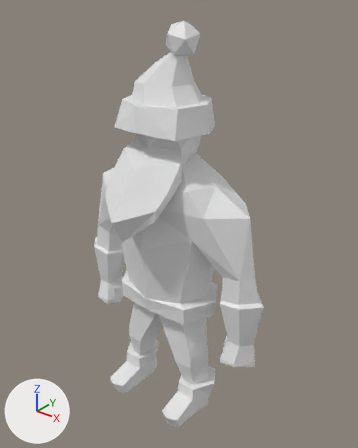
One commit to the Blender file Models/Blend/Helmet/ChristmasHat.blend: the scene before it, then after it.
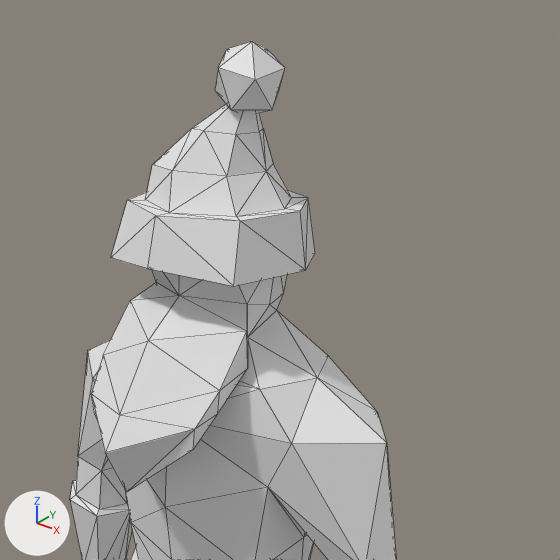
There are two pictures of each version: one whole from a 50 mm lens placed at (7.27, -8.62, 10.75), pointed at (0.3, 0.09, 5.36), one close up on the part from 17% to 94% of the width and 0% to 62% of the height. Arrows for +X, +Y and +Z are at lower left; the lights stay in place. The close-ups show mesh edges as thin lines.
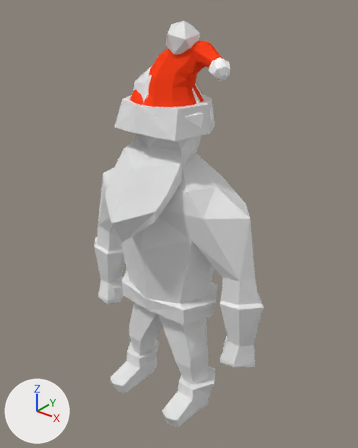
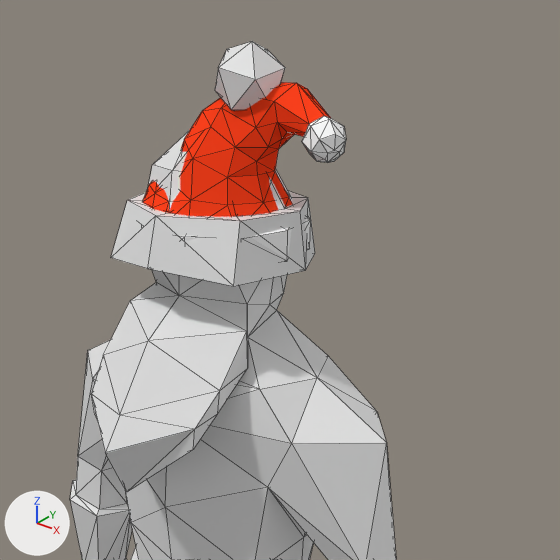
The change, as a diff of the scene's bpy script:
```diff
--- a/Models/Blend/Helmet/ChristmasHat.blend.py
+++ b/Models/Blend/Helmet/ChristmasHat.blend.py
@@ mat_material_001 @@
+mat_material_001 = diffuse_material('Material.001')
+mat_material_001.base_color = (1.0, 1.0, 1.0)  # white #ffffff
@@ mat_material_000 @@
+mat_material_000 = diffuse_material('Material.000')
+mat_material_000.base_color = (1.0, 0.0537, 0.0122)  # red #ff421d
@@ me_retopoflow_000 @@
+me_retopoflow_000.from_pydata(...)  # 128 vertices, 127 faces; spans x -0.305..0.306, y -0.303..0.501, z -0.081..0.451
+# faces by material slot: [78, 49]
+me_retopoflow_000.materials.append(mat_material_000)  # red #ff421d
+me_retopoflow_000.materials.append(mat_material_001)  # white #ffffff
@@ ob_christmas_hat_01_lod_0 @@
+ob_christmas_hat_01_lod_0 = bpy.data.objects.new('christmas_hat_01_LOD-0', me_retopoflow_000)
+ob_christmas_hat_01_lod_0.location = (0.0, 0.08, 8.18)
+ob_christmas_hat_01_lod_0.rotation_euler = (0.0, 0.0, -1.571)  # degrees (0, 0, -90)
+ob_christmas_hat_01_lod_0.scale = (3.32, 3.32, 3.32)
+_m = ob_christmas_hat_01_lod_0.modifiers.new('Triangulate', 'TRIANGULATE')
+_m.quad_method = 'BEAUTY'
```

Where the change shows, as pixel boxes (x1, y1, x2, y2) in the close-ups (560 x 560 px):
'christmas_hat_01_LOD-0', added (red)
    after: (143, 82, 346, 259)
    faces in mat_material_000 (red #ff411d): (143, 82, 330, 217)
    faces in mat_material_001 (white #ffffff): (180, 116, 346, 259)
